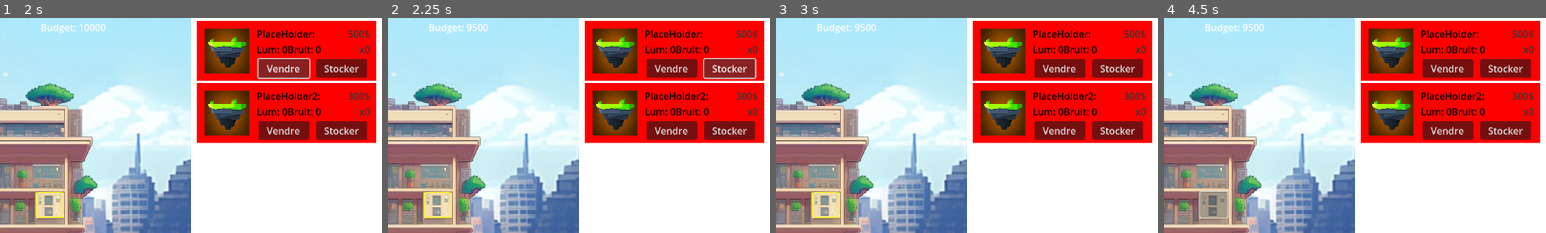
Above: before the commit, frames 1-4 (left to right).
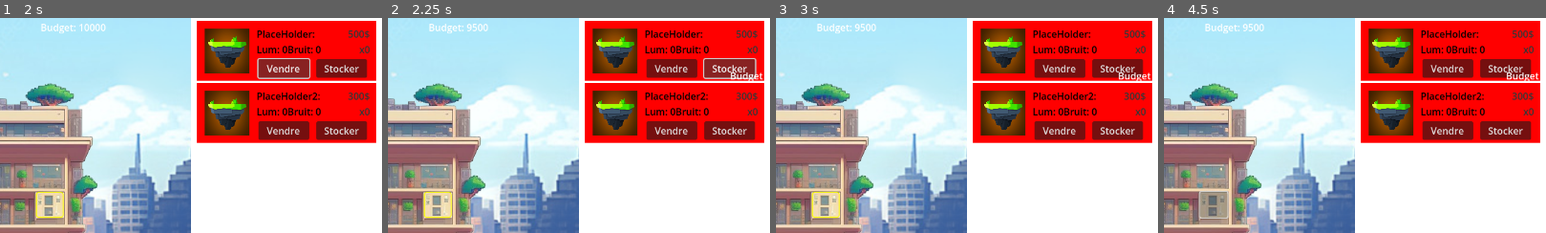
Above: after the commit, the same moments.

Repository: Ranger1986/jeuserieux
Game: Godot game, scene res://Scene/menu.tscn
Two runs of this game, one before a commit and one after it. Both use one fixed random seed, a clock stepped at 60 frames per second and the inputs below.
Inputs (mouse positions are % of the whole screen's width and height, from its top left):
- Up to frame 1 (2 s): click "Jouer" at 0.5 s; click "Vendre" at 1.25 s
- Up to frame 2 (2.25 s): click "Stocker" at 2 s
- Up to frame 3 (3 s): click (42, 36) at 2.75 s
- Up to frame 4 (4.5 s): click (42, 44) at 3.5 s; click (57, 43) at 4.25 s
The pictures show only the part of the screen within x 50-100%, y 0-50%; the shares and areas given below are measured in that part.

Frame 1 is identical in both runs. In frame 2, 0.2% of the frame differs, in the area x 89-99%, y 25-30%; in frame 3, 0.2%; in frame 4, 0.2%.

Commit message:
debut de l'animation label (a finir)

Diff:
--- a/Scene/main_frame.tscn
+++ b/Scene/main_frame.tscn
@@ -16,6 +16,38 @@
 func _ready() -> void:
 	pass # Replace with function body.
 "
+
+[sub_resource type="Animation" id="Animation_u5ys1"]
+resource_name = "Popup_fadeout"
+tracks/0/type = "value"
+tracks/0/imported = false
+tracks/0/enabled = true
+tracks/0/path = NodePath("Popup_label:position")
+tracks/0/interp = 1
+tracks/0/loop_wrap = true
+tracks/0/keys = {
+"times": PackedFloat32Array(),
+"transitions": PackedFloat32Array(),
+"update": 0,
+"values": []
+}
+tracks/1/type = "value"
+tracks/1/imported = false
+tracks/1/enabled = true
+tracks/1/path = NodePath("Popup_label:modulate")
+tracks/1/interp = 1
+tracks/1/loop_wrap = true
+tracks/1/keys = {
+"times": PackedFloat32Array(),
+"transitions": PackedFloat32Array(),
+"update": 0,
+"values": []
+}
+
+[sub_resource type="AnimationLibrary" id="AnimationLibrary_llbaa"]
+_data = {
+"Popup_fadeout": SubResource("Animation_u5ys1")
+}
 
 [node name="Node2D" type="Node2D"]
 script = ExtResource("1_jrnpn")
@@ -78,3 +110,12 @@
 offset_right = 936.0
 offset_bottom = 27.0
 text = "Budget:100$"
+
+[node name="Popup_label" type="Label" parent="."]
+offset_right = 40.0
+offset_bottom = 23.0
+
+[node name="Popup_AnimationPlayer" type="AnimationPlayer" parent="."]
+libraries = {
+"": SubResource("AnimationLibrary_llbaa")
+}
--- a/Scripts/start.gd
+++ b/Scripts/start.gd
@@ -43,8 +43,10 @@
 # slot (s'appelle lors de la réception du signal), modifie le budget du joueur
 func _on_budget_modified(amount: float) -> void:
 	if budget_player + amount >= 0 :
+		show_popup("Budget modifié de " + str(amount), get_viewport().get_mouse_position())
 		modify_budget(amount)
 	else :
+		show_popup("Budget insuffisant", get_viewport().get_mouse_position())
 		print("Budget insufisant")
 
 # fonction appellée par le slot (joueur)
@@ -67,3 +69,16 @@
 func _on_refresh_display_foyer() -> void:
 	var cible = Foyer.get_foyer_cible()
 	cible.display_info()
+
+func show_popup(message: String, start_position: Vector2) -> void:
+	var popup_label = $Popup_label
+	var anim_player = $Popup_AnimationPlayer
+
+	# Set the label text and initial position
+	popup_label.text = message
+	popup_label.position = start_position
+	popup_label.visible = true
+	popup_label.modulate.a = 1.0 # Reset opacity to 100%
+
+	# Play the animation to slide up and fade out
+	anim_player.play("popup_animation")
Not shown: 1 places in Scene/main_frame.tscn that only renumber resources
